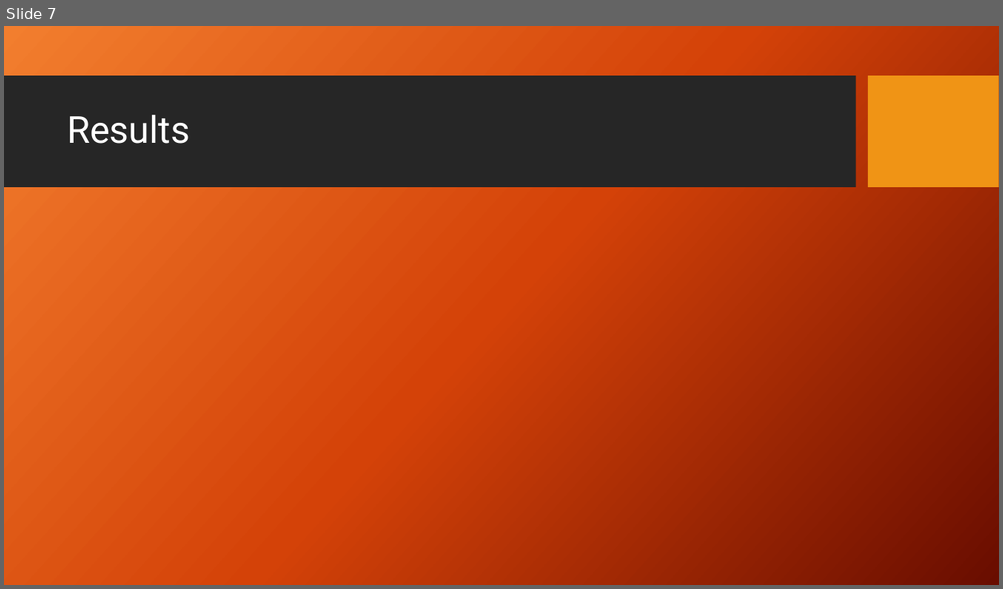
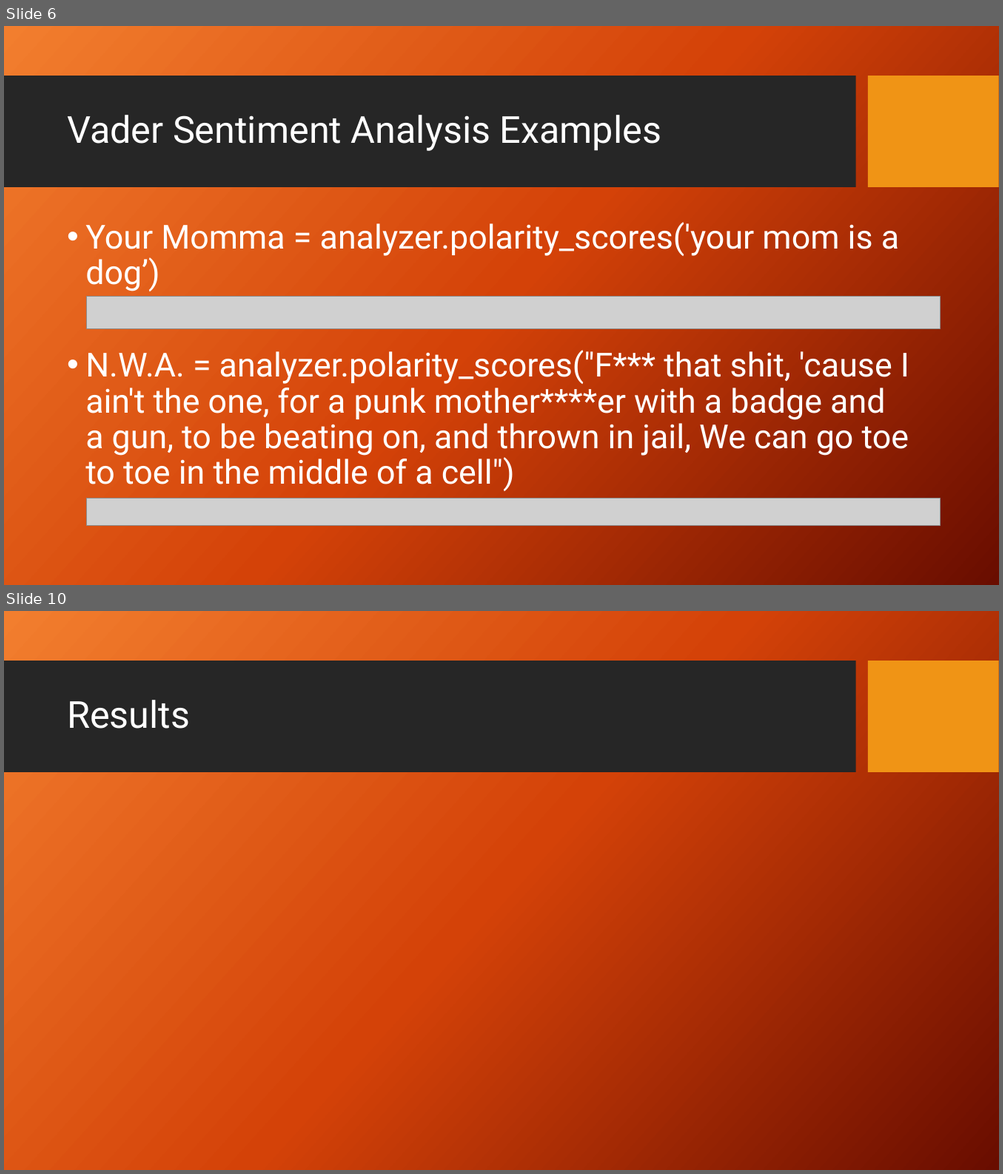
Before and after one commit to RichMoe1/Team3, a slide deck: Draft Presentation.pptx. Shown one above the other, each under a label of ours: slide 7 before the commit, slides 6 and 10 after it; the slides between them are not shown. The pictures are 1003x589 and 1003x1174 pixels, drawn with LibreOffice and Linux fonts; fonts in the diff are those of the drawing; grey boxes stand for pictures; background and template pictures are left out. Boxes give left, top, right and bottom in pixels: in the first picture for what was removed or moved away, otherwise in the second. Text is boxed around its words. In the diff, an @@ line names an element or a change of style, - is before the commit and + after.

Commit message:
updated presentation plus vader examples notebook

```diff
--- a/Draft Presentation.pptx
+++ b/Draft Presentation.pptx
@@ slide 6 added at (4, 26, 999, 585), background picture (left out); not listed: 2 template elements that a slide beside it also shows @@
@@ title added at (67, 115, 661, 151), 36 pt, text #FFFFFF @@
+Vader Sentiment Analysis Examples
@@ text added at (85, 222, 909, 491), 32 pt, text #FFFFFF @@
+• Your Momma = analyzer.polarity_scores('your mom is a dog’)
+• N.W.A. = analyzer.polarity_scores("F*** that shit, 'cause I ain't the one, for a punk mother****er with a badge and a gun, to be beating on, and thrown in jail, We can go toe to toe in the middle of a cell")
@@ picture added at (87, 297, 939, 329) @@
@@ picture added at (87, 499, 939, 527) @@
@@ what was slide 7 is now slide 10 @@
```
Also in this commit, not shown: 7 slides changed, 2 other slides added, 2 other files.
